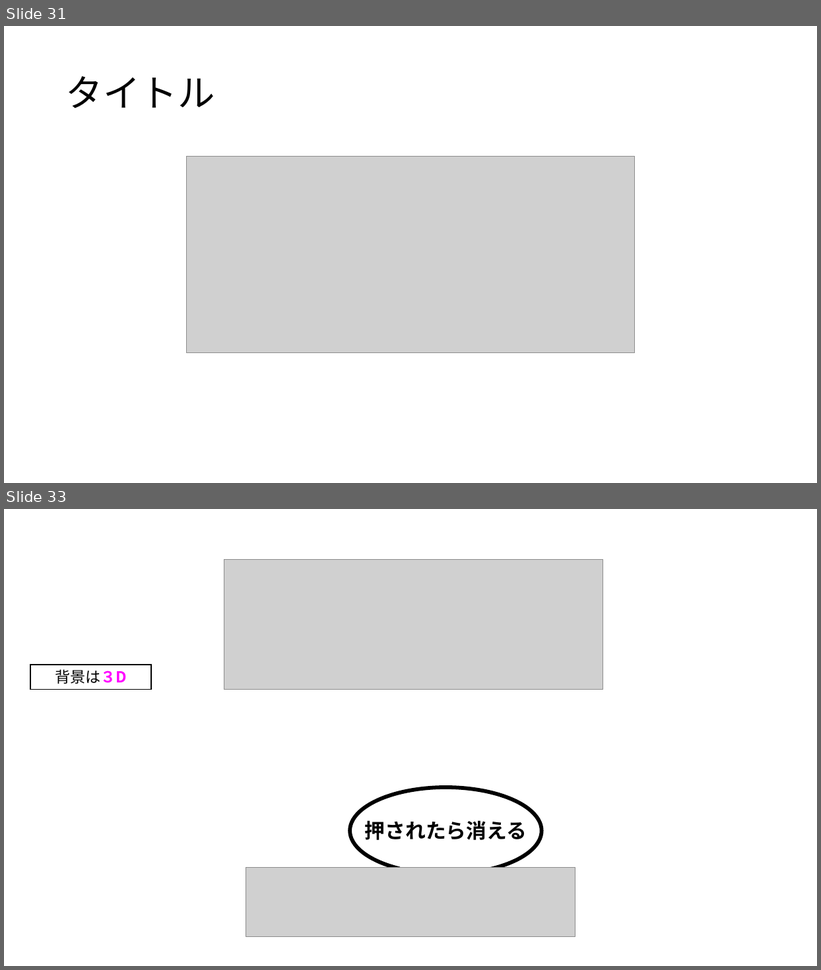
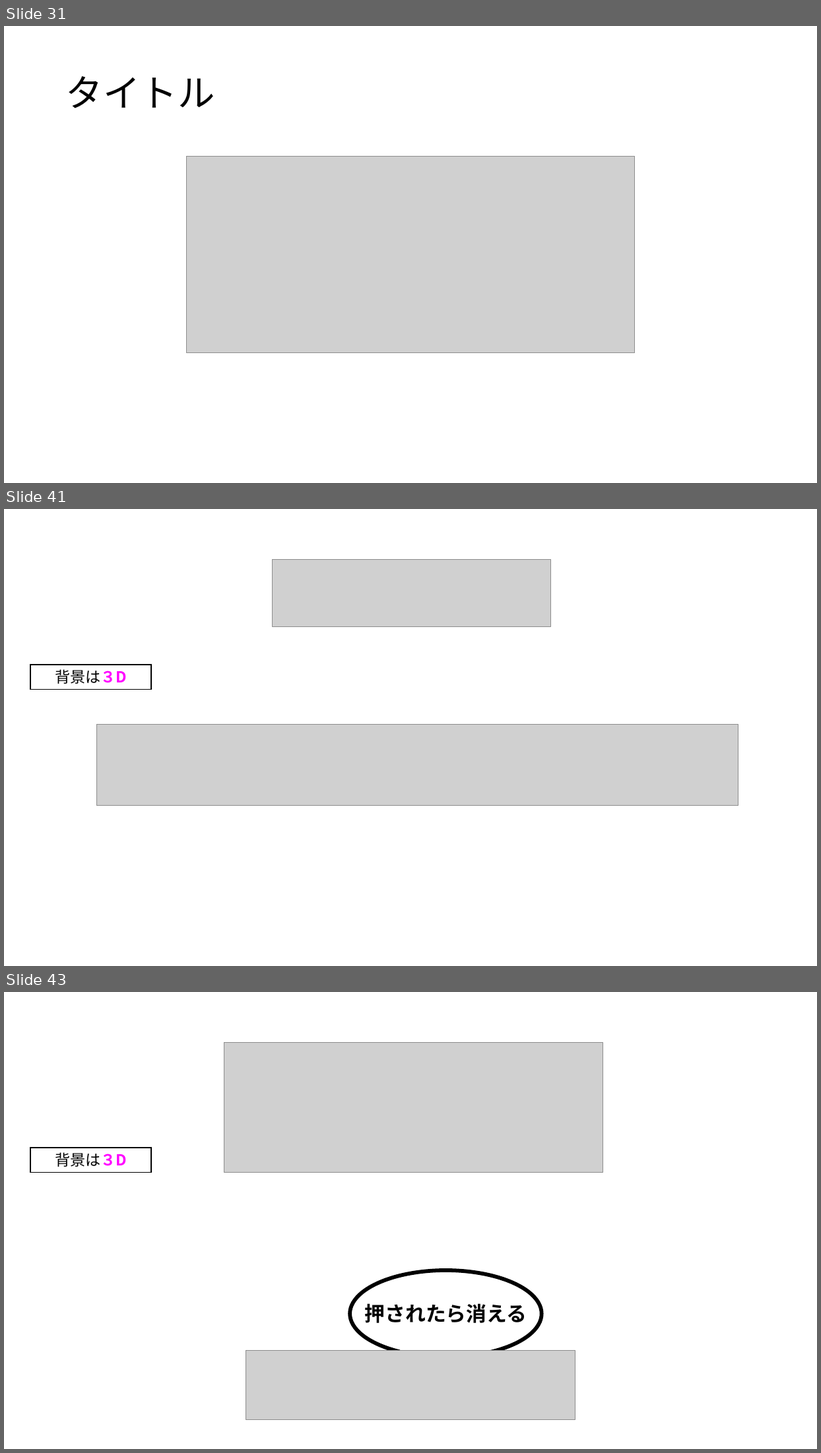
Before and after one commit to MizukiKato0416/sotsugyou_time_kato, a slide deck: 卒業制作_大元タイトル構成.pptx. Shown one above the other, each under a label of ours: slides 31 and 33 before the commit, slides 31, 41 and 43 after it; the slides between them are not shown. The pictures are 821x970 and 821x1453 pixels, drawn with LibreOffice and Linux fonts; fonts in the diff are those of the drawing; grey boxes stand for pictures; background and template pictures are left out. Boxes give left, top, right and bottom in pixels: in the first picture for what was removed or moved away, otherwise in the second. Text is boxed around its words. In the diff, an @@ line names an element or a change of style, - is before the commit and + after.

```diff
--- a/卒業制作_大元タイトル構成.pptx
+++ b/卒業制作_大元タイトル構成.pptx
@@ slide 41 added at [4, 509, 817, 966], background picture (left out) @@
@@ picture added at [272, 560, 550, 626] @@
@@ rectangle added at [30, 665, 151, 689], fill #FFFFFF, outline #000000 1 pt, 18 pt, text #000000 @@
+背景は３D
@@ picture added at [96, 725, 739, 806] @@
@@ what was slide 33 is now slide 43 @@
```
Also in this commit, not shown: 9 other slides added, 1 other file.
